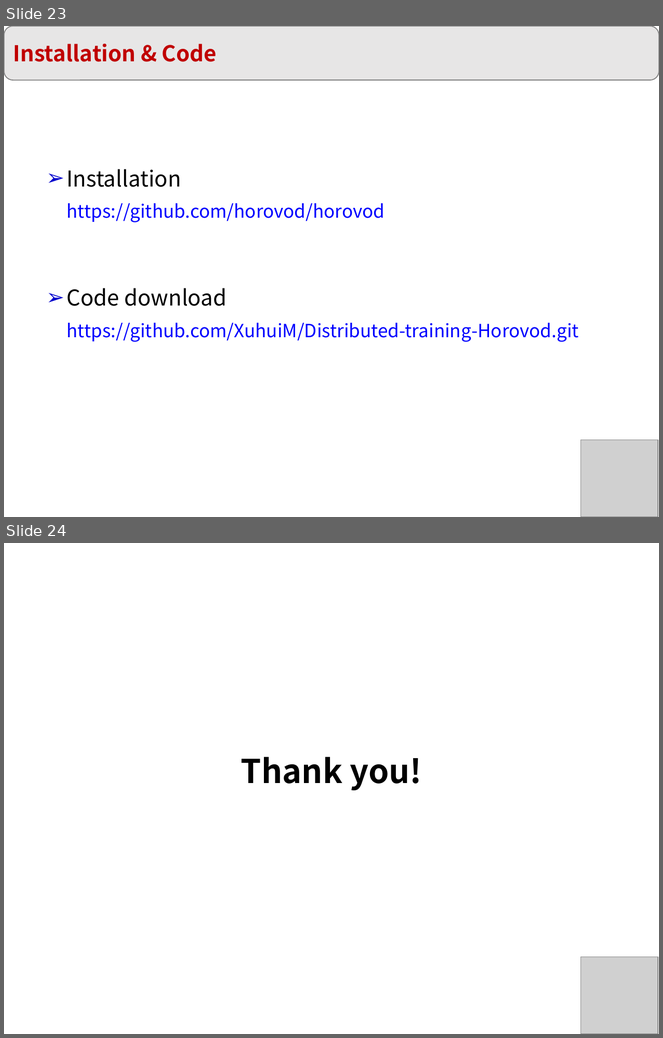
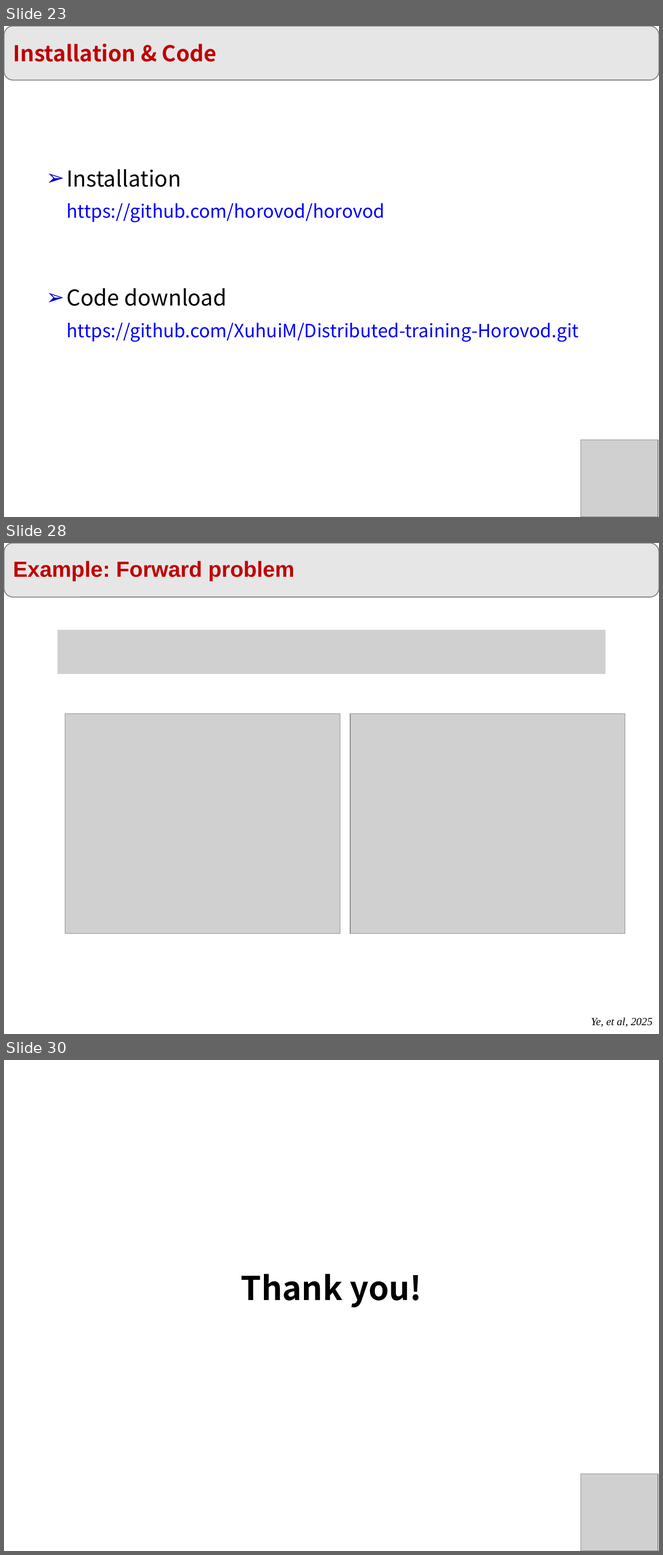
Before and after one commit to XuhuiM/SciML-Course, a slide deck: Lecture-13-Parallel.pptx. Shown one above the other, each under a label of ours: slides 23 and 24 before the commit, slides 23, 28 and 30 after it; the slides between them are not shown. The pictures are 663x1038 and 663x1555 pixels, drawn with LibreOffice and Linux fonts; fonts in the diff are those of the drawing; grey boxes stand for pictures. Boxes give left, top, right and bottom in pixels: in the first picture for what was removed or moved away, otherwise in the second. Text is boxed around its words. In the diff, an @@ line names an element or a change of style, - is before the commit and + after.

```diff
--- a/Lecture-13-Parallel.pptx
+++ b/Lecture-13-Parallel.pptx
@@ slide 28 added at (4,543,659,1034), background #FFFFFF @@
@@ rounded rectangle added at (4,543,659,598), fill #E7E6E6, outline #808080 1 pt, 24 pt, text #C00000, bold @@
+Example: Forward problem
@@ picture added at (58,630,606,675) @@
@@ picture added at (65,714,340,934) @@
@@ picture added at (351,714,626,934) @@
@@ text added at (591,1018,653,1027), 12 pt, text #000000, italic @@
+Ye, et al, 2025
@@ what was slide 24 is now slide 30 @@
```
Also in this commit, not shown: 5 other slides added.
